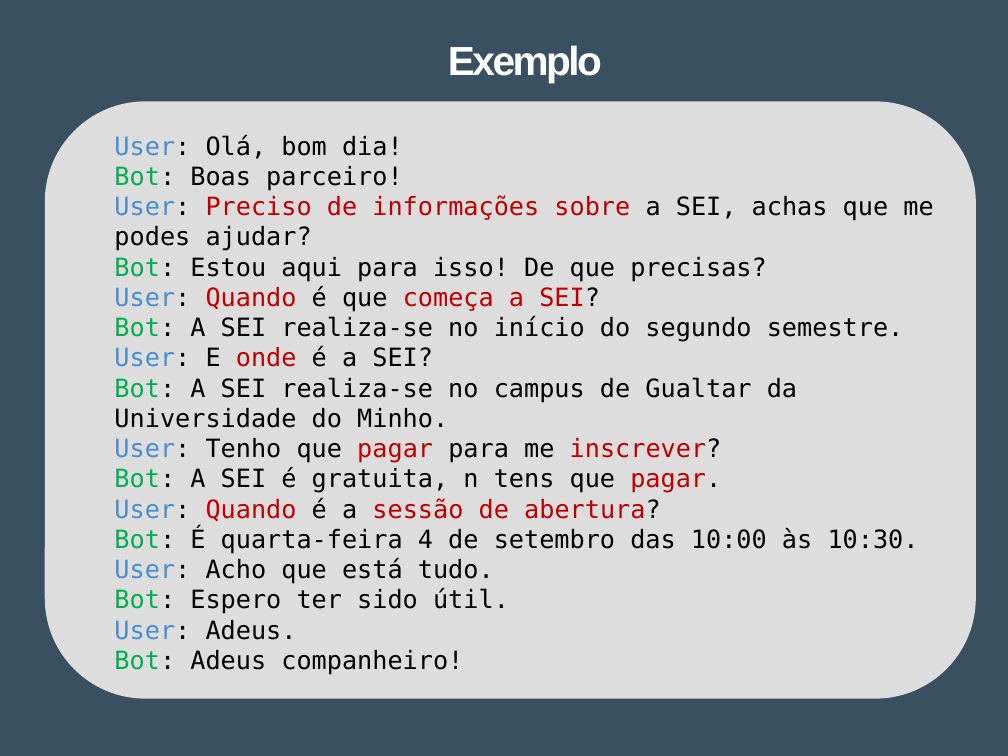
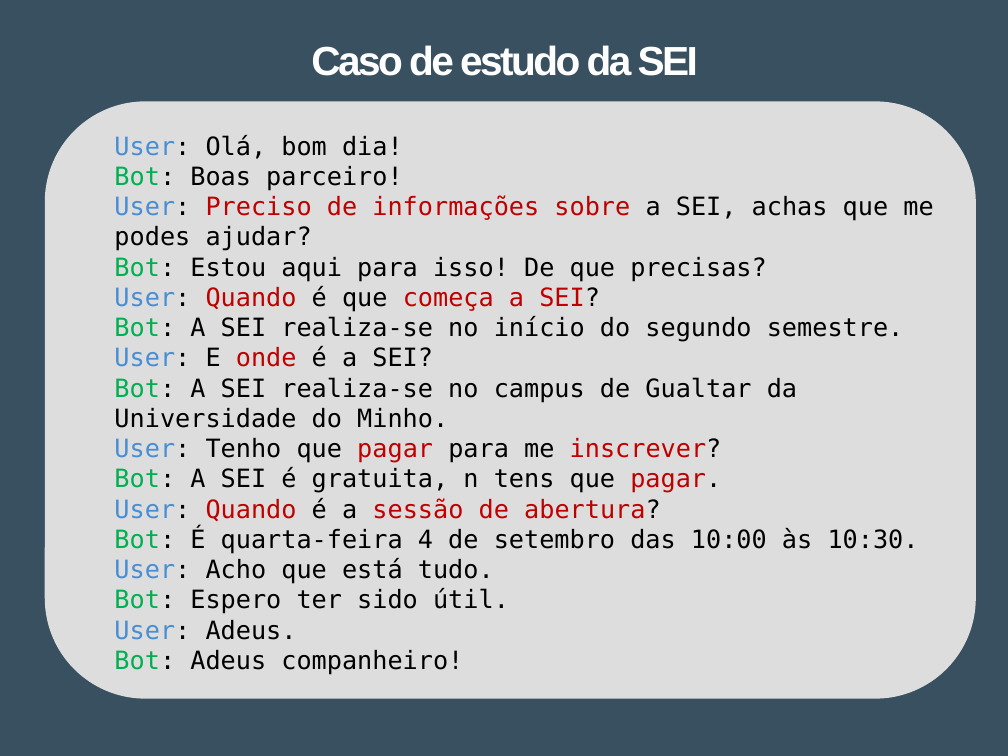
Before and after one commit to Tibblue/PLC, a slide deck: slide 4 of LEI/apresentações/checkpoint2/apresLEI_grupo47.pptx (slide 3 before the commit). Drawn at 1008x756 pixels with LibreOffice and Linux fonts; fonts in the diff are those of the drawing. Boxes give left, top, right and bottom in pixels: in the first picture for what was removed or moved away, otherwise in the second. Text is boxed around its words. In the diff, an @@ line names an element or a change of style, - is before the commit and + after.

```diff
--- a/LEI/apresentações/checkpoint2/apresLEI_grupo47.pptx
+++ b/LEI/apresentações/checkpoint2/apresLEI_grupo47.pptx
@@ title added at (311,45,698,76), 29 pt, text #FFFFFF, bold @@
+Caso de estudo da SEI
@@ title removed at (448,45,602,82) @@
-Exemplo
```
Also in this commit, not shown: 2 other slides changed, 1 slide added, 2 other files.
